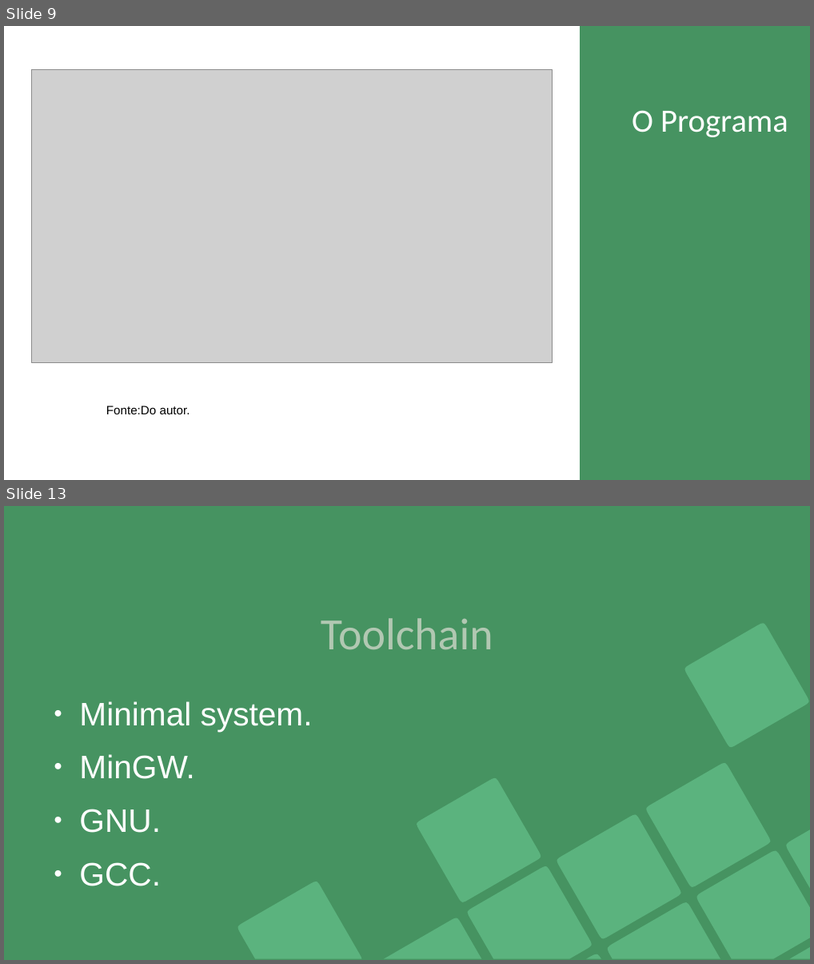
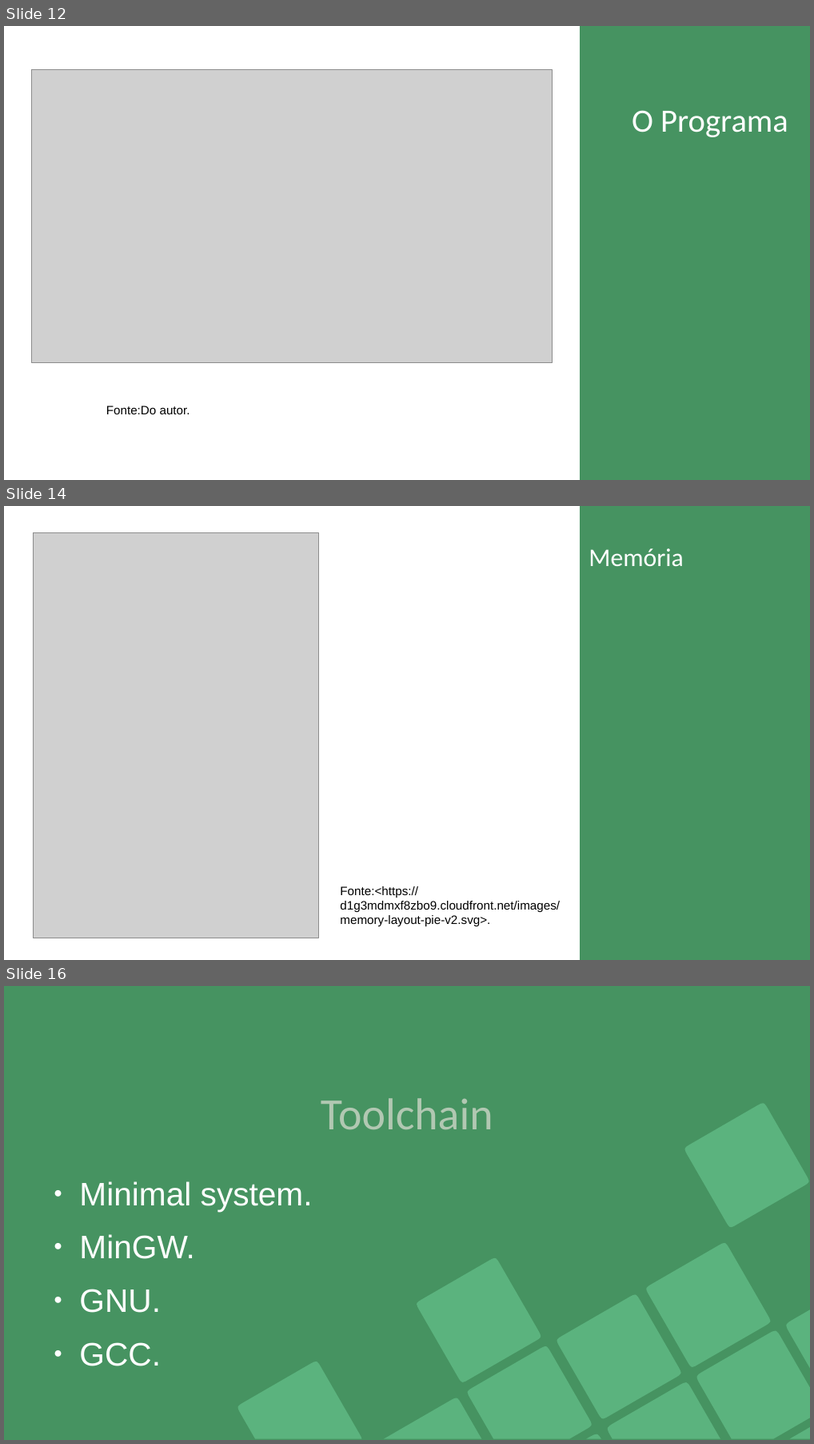
Before and after one commit to Joao-Peterson/Workshop_C, a slide deck: material_visual/Workshop_C_intermediario.odp. Shown one above the other, each under a label of ours: slides 9 and 13 before the commit, slides 12, 14 and 16 after it; the slides between them are not shown. The pictures are 814x964 and 814x1444 pixels, drawn with LibreOffice and Linux fonts; fonts in the diff are those of the drawing; grey boxes stand for pictures. Boxes give left, top, right and bottom in pixels: in the first picture for what was removed or moved away, otherwise in the second. Text is boxed around its words. In the diff, an @@ line names an element or a change of style, - is before the commit and + after.

```diff
--- a/material_visual/Workshop_C_intermediario.odp
+++ b/material_visual/Workshop_C_intermediario.odp
@@ slide 14 added at bbox=[4, 506, 810, 960], background #FFFFFF; not listed: 1 template element that a slide beside it also shows @@
@@ picture added at bbox=[34, 532, 318, 938] @@
@@ title added at bbox=[589, 548, 683, 566], 25 pt, text #FFFFFF @@
+Memória
@@ text added at bbox=[340, 886, 560, 926], 12 pt, text #000000 @@
+Fonte:<https://d1g3mdmxf8zbo9.cloudfront.net/images/memory-layout-pie-v2.svg>.
@@ what was slide 9 is now slide 12 @@
@@ what was slide 13 is now slide 16 @@
```
Also in this commit, not shown: 4 slides changed, 3 other slides added, 2 other files.
